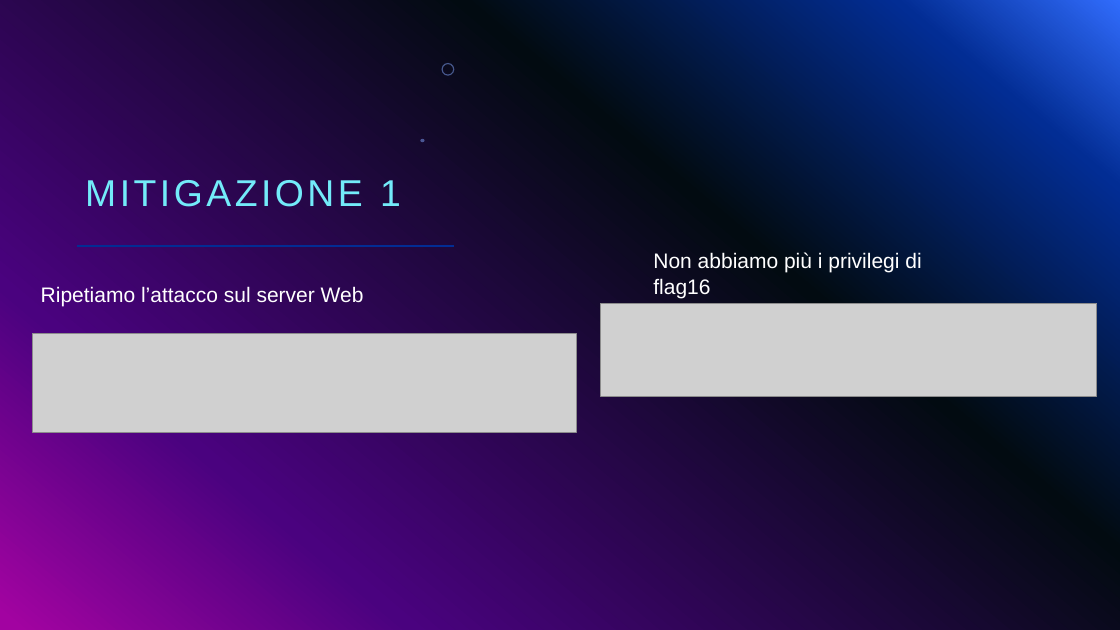
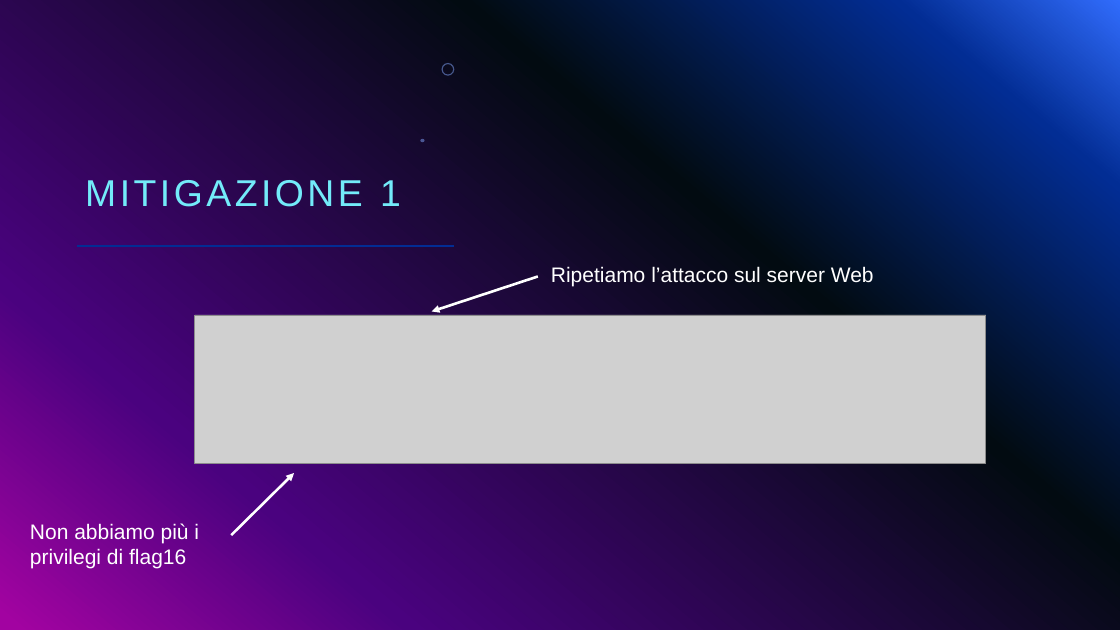
Before and after one commit to giorgiosiniscalchi/Nebula16-ITA, a slide deck: slide 34 of Presentazione Nebula16.pptx. Drawn at 1120x630 pixels with LibreOffice and Linux fonts; fonts in the diff are those of the drawing; grey boxes stand for pictures; background and template pictures are left out. Boxes give left, top, right and bottom in pixels: in the first picture for what was removed or moved away, otherwise in the second. Text is boxed around its words. In the diff, an @@ line names an element or a change of style, - is before the commit and + after.

```diff
--- a/Presentazione Nebula16.pptx
+++ b/Presentazione Nebula16.pptx
@@ text "Ripetiamo l’attacco sul server Web": place and size @@
-text "Ripetiamo l’attacco sul server Web" at (41,286,364,307)
+text "Ripetiamo l’attacco sul server Web" at (551,266,874,286)
@@ arrow added from (538, 276) to (432, 312), #FFFFFF 2.25 pt @@
@@ picture: place and size @@
-picture at (601,303,1097,397)
+picture at (195,315,986,464)
@@ picture removed at (33,334,576,432) @@
@@ arrow added from (231, 535) to (294, 473), #FFFFFF 2.25 pt @@
@@ text "Non abbiamo più i privilegi ..." rewrapped from (653,252,921,298) to (30,523,199,569) @@
```
Also in this commit, not shown: 12 other slides changed.
